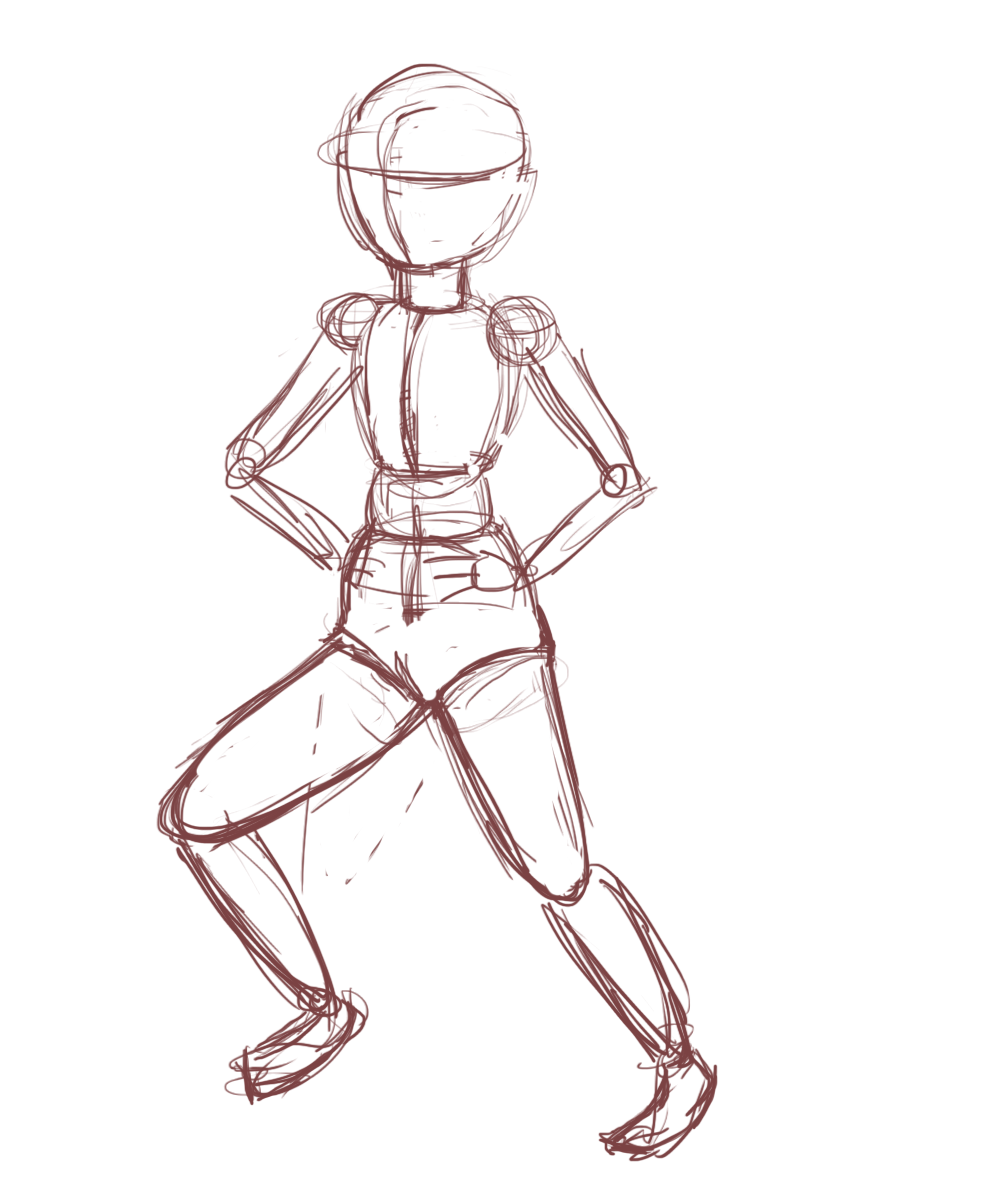
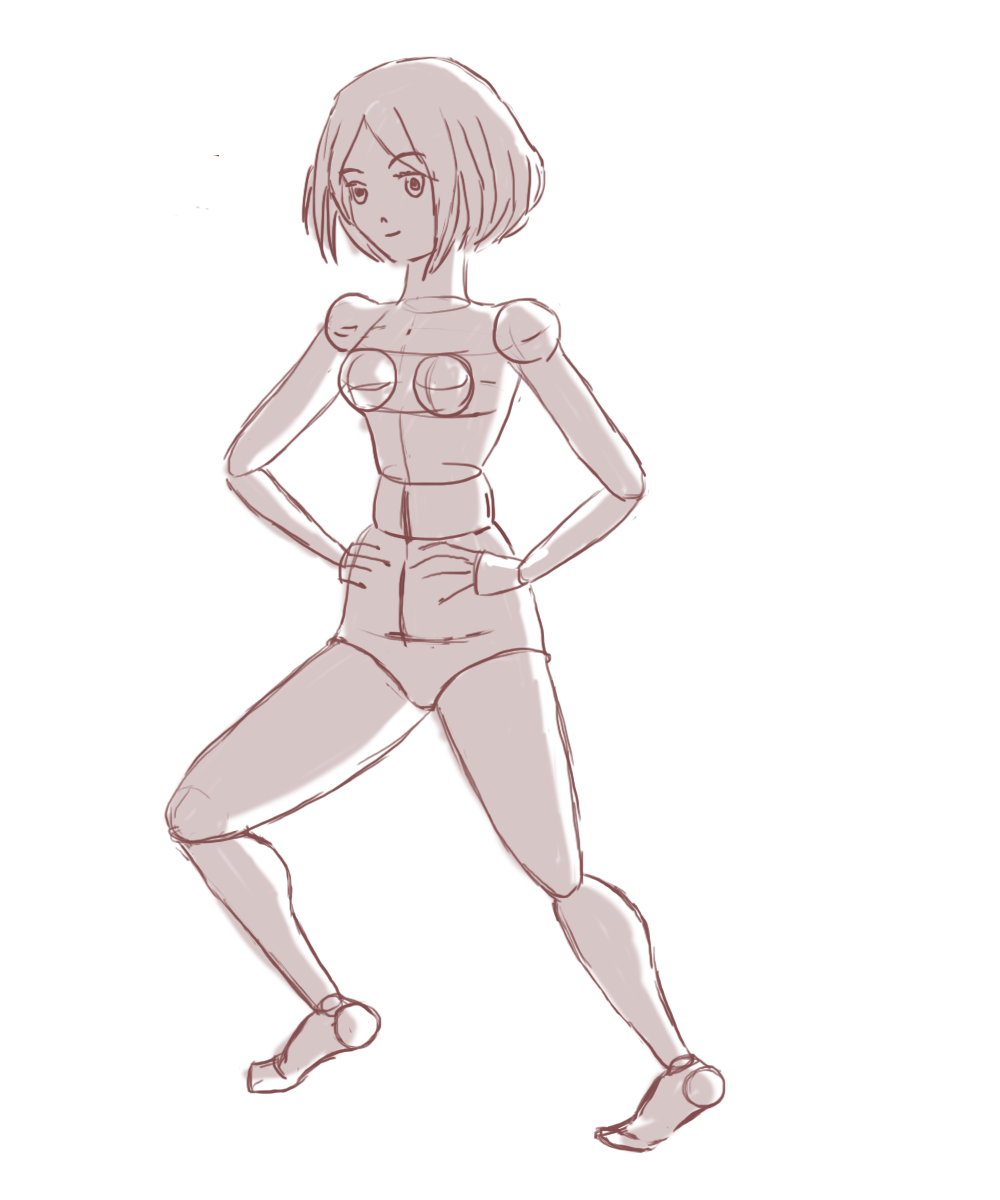
Layers edited between the first and the second 1000 x 1200 image:
added layer "контур" above "тень" over [left=164, top=55, right=726, bottom=1154]
added layer "тень" (32%) above "Слой 2" over [left=160, top=60, right=721, bottom=1157]
hid "Слой 1", opacity 100% → 59%, painted on it over [left=156, top=63, right=718, bottom=1162]
